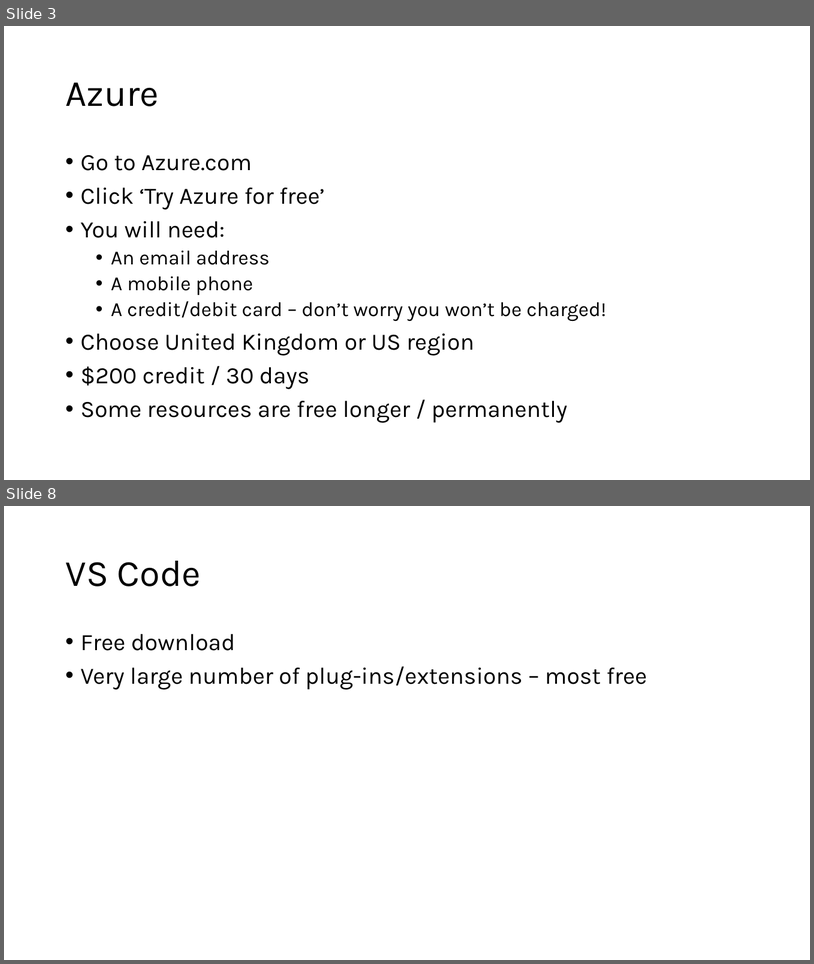
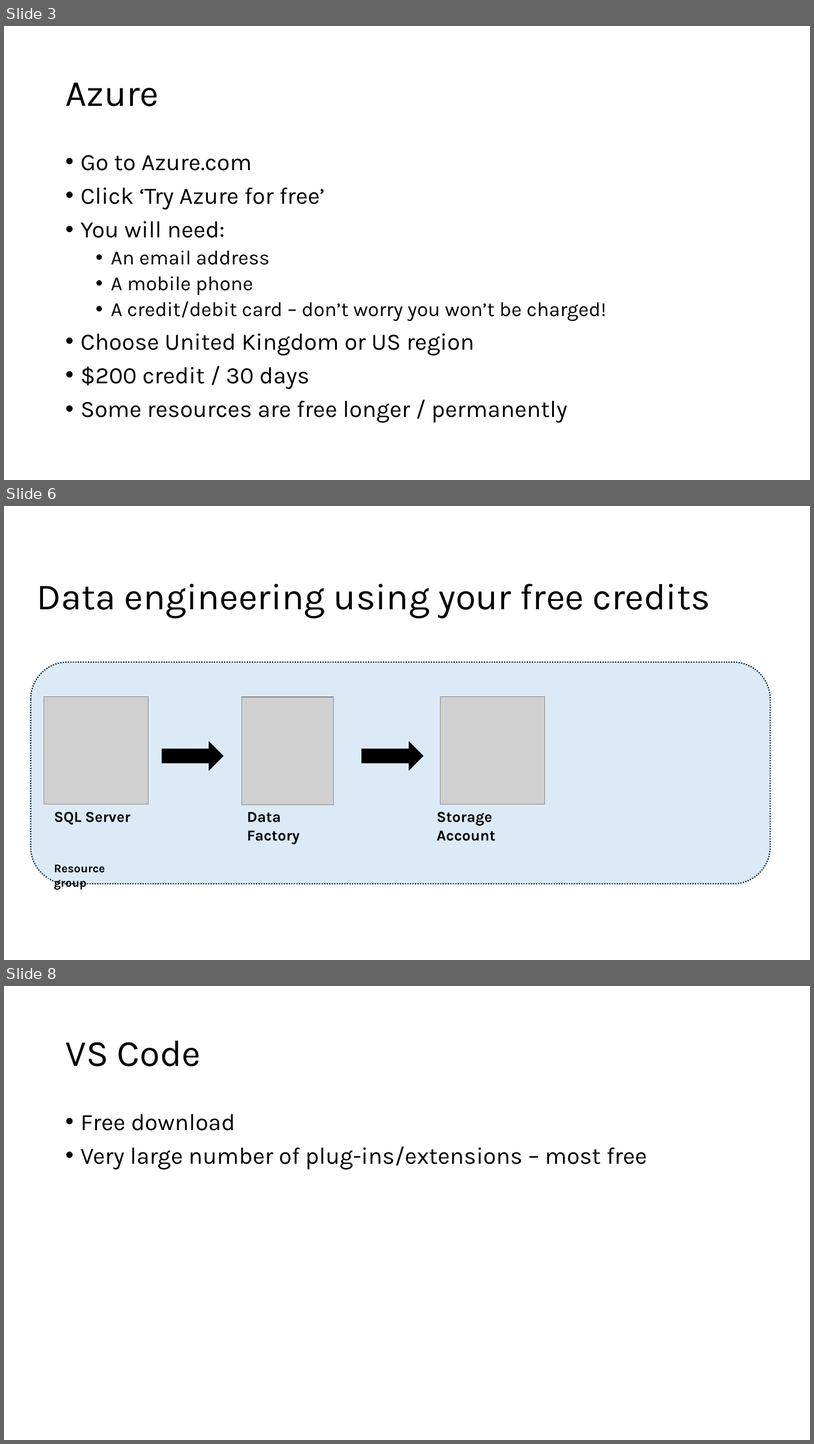
Before and after one commit to phil-a10/Talks, a slide deck: Data Engineering Using Free Tools/Learn Data Engineering For Free.pptx. Shown one above the other, each under a label of ours: slides 3 and 8 before the commit, slides 3, 6 and 8 after it; the slides between them are not shown. The pictures are 814x964 and 814x1444 pixels, drawn with LibreOffice and Linux fonts; fonts in the diff are those of the drawing; grey boxes stand for pictures. Boxes give left, top, right and bottom in pixels: in the first picture for what was removed or moved away, otherwise in the second. Text is boxed around its words. In the diff, an @@ line names an element or a change of style, - is before the commit and + after.

```diff
--- a/Data Engineering Using Free Tools/Learn Data Engineering For Free.pptx
+++ b/Data Engineering Using Free Tools/Learn Data Engineering For Free.pptx
@@ slide 6 added at <box>4,506,810,960</box>, background #FFFFFF @@
@@ title added at <box>37,583,711,618</box>, 44 pt, text #000000 @@
+Data engineering using your free credits
@@ rounded rectangle added at <box>30,662,770,883</box>, fill #DCEAF7, outline #092A39 1.5 pt dashed @@
@@ picture added at <box>44,697,149,804</box> @@
@@ picture added at <box>242,697,333,804</box> @@
@@ picture added at <box>441,697,545,804</box> @@
@@ right arrow added at <box>162,742,223,769</box>, fill #000000, outline #000000 1.5 pt @@
@@ right arrow added at <box>362,742,423,769</box>, fill #000000, outline #000000 1.5 pt @@
@@ text added at <box>54,811,131,825</box>, 18 pt, text #000000, bold @@
+SQL Server
@@ text added at <box>247,811,300,844</box>, 18 pt, text #000000, bold @@
+Data Factory
@@ text added at <box>437,811,495,841</box>, 18 pt, text #000000, bold @@
+Storage Account
@@ text added at <box>54,864,105,889</box>, 14 pt, text #000000, bold @@
+Resource group
```
Also in this commit, not shown: 4 slides changed, 5 other slides added, 3 other files.
